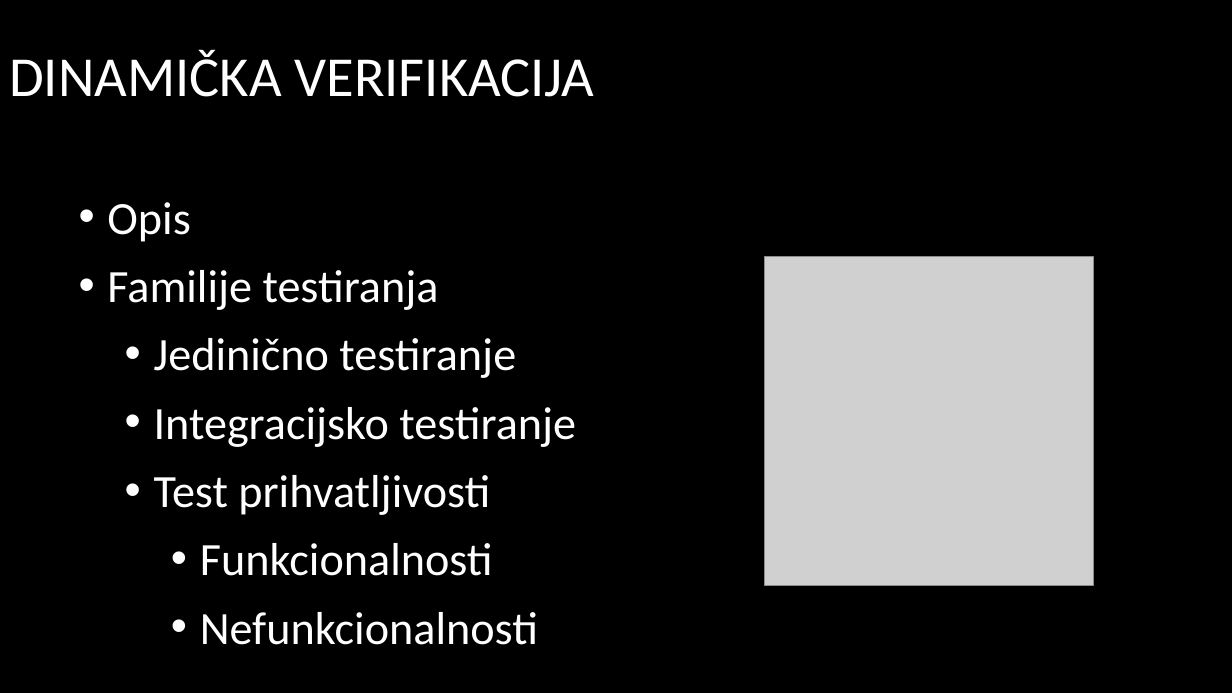
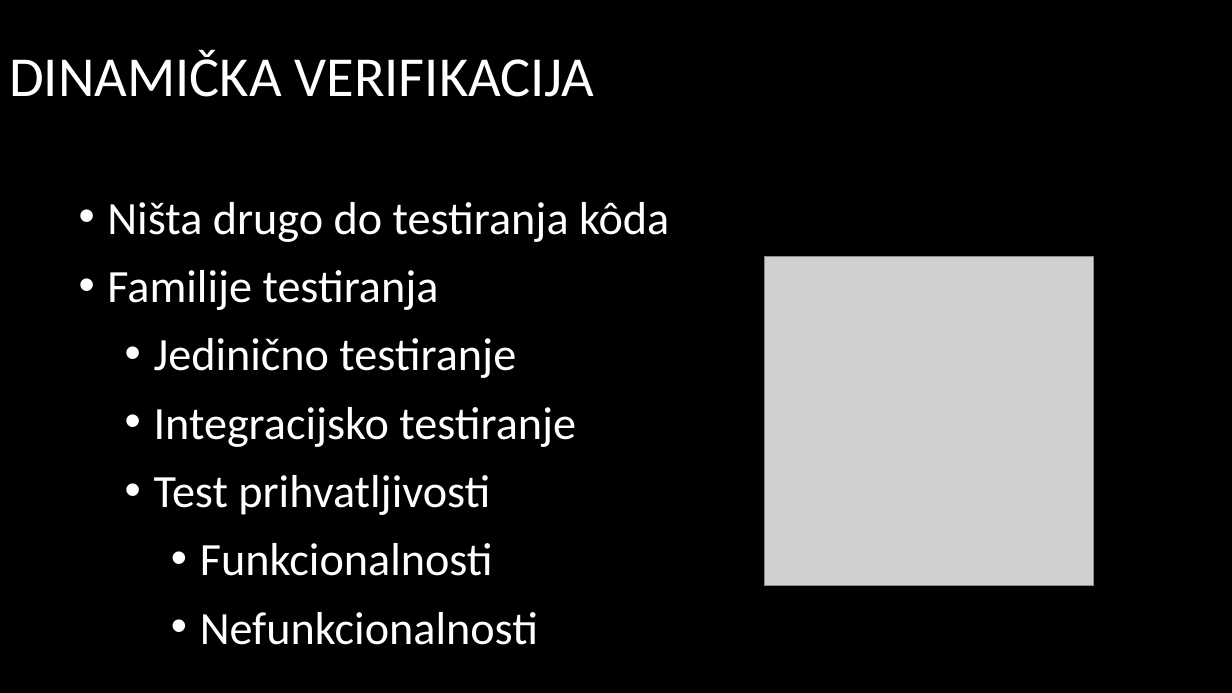
Before and after one commit to edin-3031/Diplomski_rad, a slide deck: slide 4 of Prezentacija/Dinamička verifikacija softvera - Prezentacija.pptx. Drawn at 1232x693 pixels with LibreOffice and Linux fonts; fonts in the diff are those of the drawing; grey boxes stand for pictures; background and template pictures are left out. Boxes give left, top, right and bottom in pixels: in the first picture for what was removed or moved away, otherwise in the second. Text is boxed around its words. In the diff, an @@ line names an element or a change of style, - is before the commit and + after.

```diff
--- a/Prezentacija/Dinamička verifikacija softvera - Prezentacija.pptx
+++ b/Prezentacija/Dinamička verifikacija softvera - Prezentacija.pptx
@@ text at bbox=[107, 202, 669, 242]: text changed @@
-• Opis
+• Ništa drugo do testiranja kôda
```
Also in this commit, not shown: 3 other slides changed, 4 slides added, 3 slides removed.
